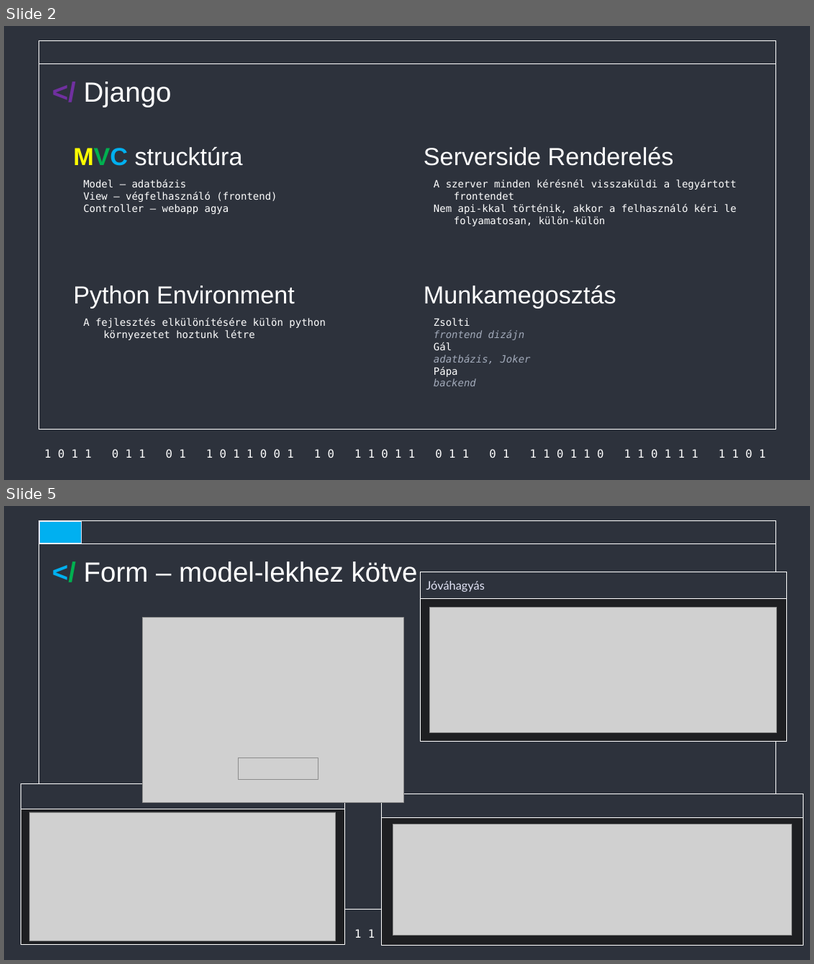
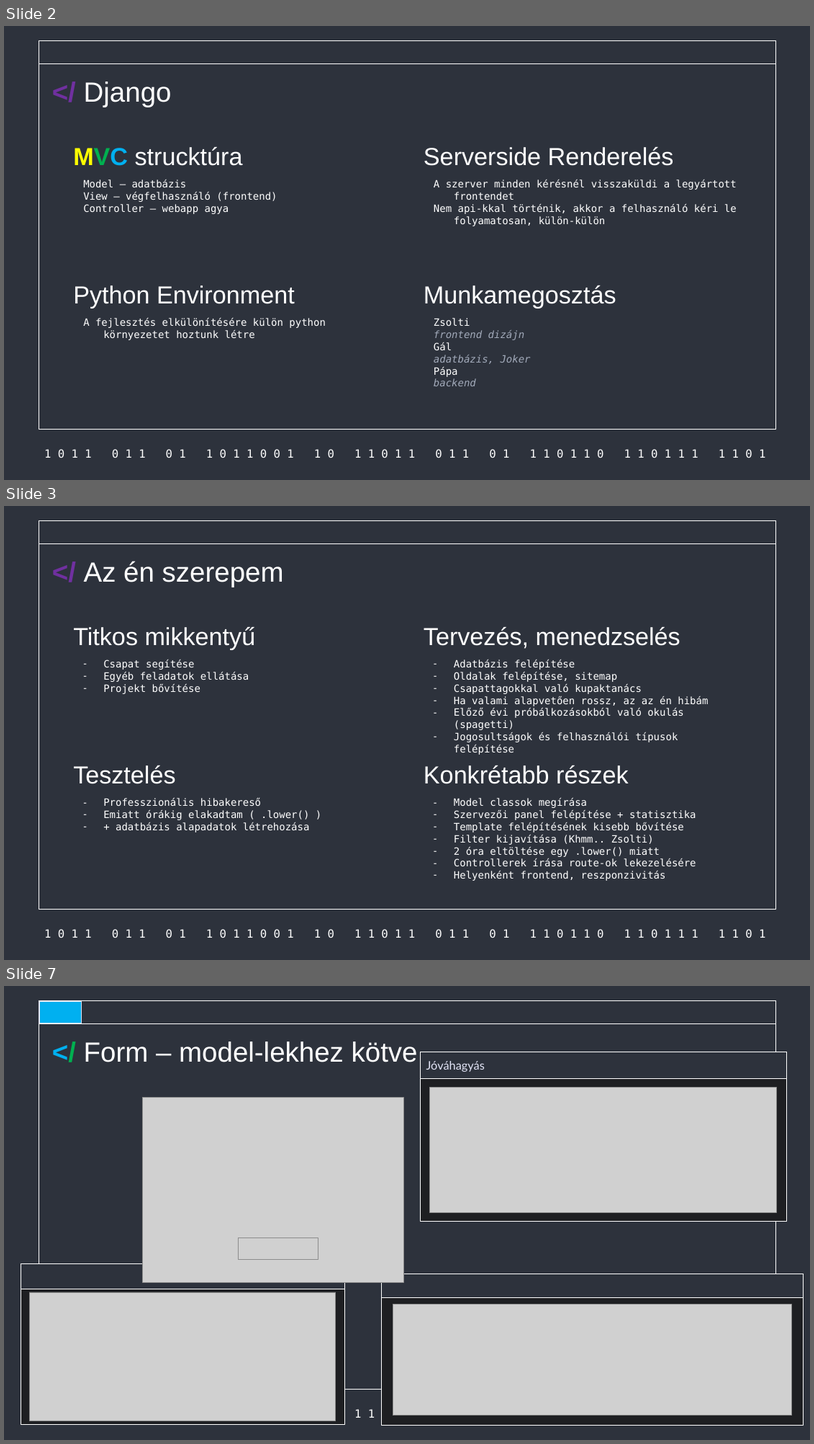
Before and after one commit to Acsilaa/dusza2024-25, a slide deck: Hell yeah ppt.pptx. Shown one above the other, each under a label of ours: slides 2 and 5 before the commit, slides 2, 3 and 7 after it; the slides between them are not shown. The pictures are 814x964 and 814x1444 pixels, drawn with LibreOffice and Linux fonts; fonts in the diff are those of the drawing; grey boxes stand for pictures. Boxes give left, top, right and bottom in pixels: in the first picture for what was removed or moved away, otherwise in the second. Text is boxed around its words. In the diff, an @@ line names an element or a change of style, - is before the commit and + after.

```diff
--- a/Hell yeah ppt.pptx
+++ b/Hell yeah ppt.pptx
@@ slide 3 added at box(4, 506, 810, 960), background #2D323C; not listed: 3 template elements that a slide beside it also shows @@
@@ text added at box(84, 561, 284, 587), 33 pt, text #FFFFFF @@
+</ Az én szerepem
@@ title added at box(73, 627, 256, 649), 29.3 pt, text #FFFFFF @@
+Titkos mikkentyű
@@ title added at box(424, 627, 681, 649), 29.3 pt, text #FFFFFF @@
+Tervezés, menedzselés
@@ subtitle added at box(103, 659, 249, 694), 12 pt, text #FFFFFF @@
+– Csapat segítése
+– Egyéb feladatok ellátása
+– Projekt bővítése
@@ subtitle added at box(454, 659, 708, 742), 12 pt, text #FFFFFF @@
+– Adatbázis felépítése
+– Oldalak felépítése, sitemap
+– Csapattagokkal való kupaktanács
+– Ha valami alapvetően rossz, az az én hibám
+– Előző évi próbálkozásokból való okulás (spagetti)
+– Jogosultságok és felhasználói típusok felépítése
@@ title added at box(73, 765, 175, 784), 29.3 pt, text #FFFFFF @@
+Tesztelés
@@ title added at box(424, 765, 629, 784), 29.3 pt, text #FFFFFF @@
+Konkrétabb részek
@@ subtitle added at box(103, 798, 310, 832), 12 pt, text #FFFFFF @@
+– Professzionális hibakereső
+– Emiatt órákig elakadtam ( .lower() )
+– + adatbázis alapadatok létrehozása
@@ subtitle added at box(454, 798, 697, 880), 12 pt, text #FFFFFF @@
+– Model classok megírása
+– Szervezői panel felépítése + statisztika
+– Template felépítésének kisebb bővítése
+– Filter kijavítása (Khmm.. Zsolti)
+– 2 óra eltöltése egy .lower() miatt
+– Controllerek írása route-ok lekezelésére
+– Helyenként frontend, reszponzivitás
@@ what was slide 5 is now slide 7 @@
```
Also in this commit, not shown: 6 slides changed, 8 other slides added, 4 slides removed.
